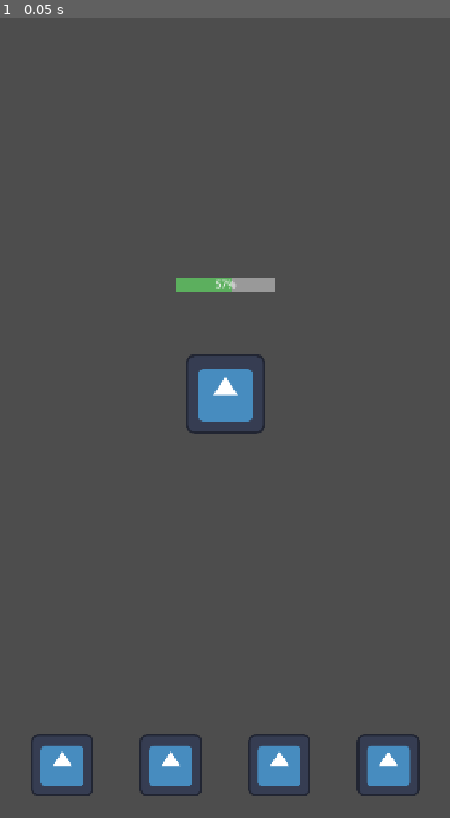
Above: before the commit, frame 1.
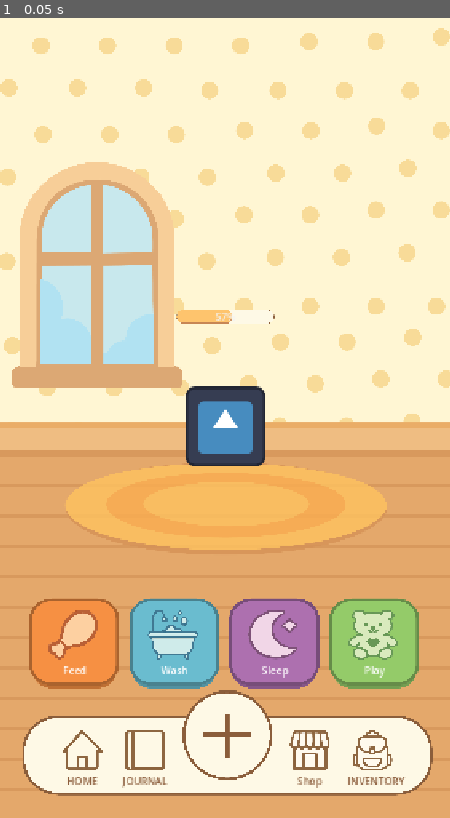
Above: after the commit, the same moment.

Repository: BookaGodot/Trails_game
Game: Godot game, scene res://scenes/map/test/test.tscn
Same seed, same stepped clock (60 frames per second), same inputs: the game is played once before the commit and once after it. The engine's default icon, where the game draws it, is replaced by a stand-in: a white triangle on a blue panel in a dark square.
Inputs:
- Up to frame 1 (0.05 s): no input

The runs differ from the first frame. In frame 1, 99% of the frame differs, in the area x 0-100%, y 0-100%.

Commit message:
adding gui elements

Diff:
--- /dev/null
+++ b/elements/GUI/component/audio_component/audio_component.gd
@@ -0,0 +1,19 @@
+extends AudioStreamPlayer
+
+@export var streams: Array[AudioStream]
+@export var randomize_pitch = true
+@export var min_pitch = .9
+@export var max_pitch = 1.1
+
+
+func play_random():
+	if streams == null || streams.size() == 0:
+		return
+
+	if randomize_pitch:
+		pitch_scale = randf_range(min_pitch, max_pitch)
+	else:
+		pitch_scale = 1
+
+	stream = streams.pick_random()
+	play()
--- /dev/null
+++ b/elements/GUI/component/audio_component/audio_component.tscn
@@ -0,0 +1,8 @@
+[gd_scene load_steps=2 format=3 uid="uid://1to6jbk2xbv3"]
+
+[ext_resource type="Script" uid="uid://cuv0vshopr4ap" path="res://elements/GUI/component/audio_component/audio_component.gd" id="1_shijv"]
+
+[node name="random_audio_component" type="AudioStreamPlayer"]
+process_mode = 3
+bus = &"SFX"
+script = ExtResource("1_shijv")
--- /dev/null
+++ b/elements/GUI/component/button/big_button.tscn
@@ -0,0 +1,38 @@
+[gd_scene load_steps=4 format=3 uid="uid://bve0vnmlpr3hw"]
+
+[ext_resource type="Script" uid="uid://cub0gl171ubbl" path="res://elements/GUI/component/button/button.gd" id="1_4tsdw"]
+[ext_resource type="PackedScene" uid="uid://1to6jbk2xbv3" path="res://elements/GUI/component/audio_component/audio_component.tscn" id="2_fx5cs"]
+[ext_resource type="Texture2D" uid="uid://ddwssa4p8i2ke" path="res://elements/GUI/textures/Feed icon.png" id="3_vffau"]
+
+[node name="big_button" type="Button"]
+custom_minimum_size = Vector2(144, 144)
+offset_right = 128.0
+offset_bottom = 128.0
+script = ExtResource("1_4tsdw")
+button_icon = ExtResource("3_vffau")
+
+[node name="random_audio_component" parent="." instance=ExtResource("2_fx5cs")]
+
+[node name="texture" type="TextureRect" parent="."]
+layout_mode = 1
+anchors_preset = 15
+anchor_right = 1.0
+anchor_bottom = 1.0
+offset_left = 30.0
+offset_top = 18.0
+offset_right = -34.0
+offset_bottom = -46.0
+grow_horizontal = 2
+grow_vertical = 2
+texture = ExtResource("3_vffau")
+expand_mode = 4
+
+[node name="label" type="Label" parent="."]
+layout_mode = 0
+offset_left = 16.0
+offset_top = 98.0
+offset_right = 130.0
+offset_bottom = 133.0
+text = "Тестовая"
+horizontal_alignment = 1
+vertical_alignment = 1
--- /dev/null
+++ b/elements/GUI/component/button/button.gd
@@ -0,0 +1,32 @@
+extends Button
+
+#@export var color = Color.WHITE
+@export var button_text : String = "DEFAULT"
+@export var button_icon : Texture2D
+
+@onready var audio_comp = $random_audio_component
+@onready var label: Label = $label
+@onready var texture: TextureRect = $texture
+
+
+func _ready():
+	pressed.connect(on_pressed)
+
+	#self_modulate = color
+	texture.texture = button_icon
+	label.text = button_text
+
+
+func on_pressed():
+	pivot_offset = size / 2
+
+	var old_scale = scale
+	var tween = create_tween()
+	tween.set_parallel()
+	tween.tween_property(self, "scale", scale * 1.15, 0.025).set_ease(Tween.EASE_OUT).set_trans(Tween.TRANS_BACK)
+	tween.chain()
+	tween.tween_property(self, "scale", old_scale, 0.05).set_delay(0.025).set_ease(Tween.EASE_IN).set_trans(Tween.TRANS_QUINT)
+	await tween.finished
+	scale = old_scale
+
+	audio_comp.play_random()
--- /dev/null
+++ b/elements/GUI/component/button/plus_button.gd
@@ -0,0 +1,23 @@
+extends Button
+
+@onready var audio_comp = $random_audio_component
+
+
+func _ready():
+	pressed.connect(on_pressed)
+
+
+
+func on_pressed():
+	pivot_offset = size / 2
+
+	var old_scale = scale
+	var tween = create_tween()
+	tween.set_parallel()
+	tween.tween_property(self, "scale", scale * 1.1, 0.025).set_ease(Tween.EASE_OUT).set_trans(Tween.TRANS_BACK)
+	tween.chain()
+	tween.tween_property(self, "scale", old_scale, 0.05).set_delay(0.025).set_ease(Tween.EASE_IN).set_trans(Tween.TRANS_QUINT)
+	await tween.finished
+	scale = old_scale
+
+	audio_comp.play_random()
--- /dev/null
+++ b/elements/GUI/component/button/plus_button.tscn
@@ -0,0 +1,30 @@
+[gd_scene load_steps=4 format=3 uid="uid://bbf13fblc3xkg"]
+
+[ext_resource type="PackedScene" uid="uid://1to6jbk2xbv3" path="res://elements/GUI/component/audio_component/audio_component.tscn" id="1_c28nj"]
+[ext_resource type="Script" uid="uid://spna2yawlsmk" path="res://elements/GUI/component/button/plus_button.gd" id="1_ipl7n"]
+[ext_resource type="Texture2D" uid="uid://c4w36i4b8x4op" path="res://elements/GUI/textures/Add Icon.png" id="2_ipl7n"]
+
+[node name="plus_button" type="Button"]
+self_modulate = Color(1, 1, 1, 0)
+custom_minimum_size = Vector2(128, 80)
+script = ExtResource("1_ipl7n")
+
+[node name="random_audio_component" parent="." instance=ExtResource("1_c28nj")]
+
+[node name="texture" type="TextureRect" parent="."]
+custom_minimum_size = Vector2(144, 144)
+layout_mode = 1
+anchors_preset = 8
+anchor_left = 0.5
+anchor_top = 0.5
+anchor_right = 0.5
+anchor_bottom = 0.5
+offset_left = -72.0
+offset_top = -104.0
+offset_right = 72.0
+offset_bottom = 40.0
+grow_horizontal = 2
+grow_vertical = 2
+pivot_offset = Vector2(72, 72)
+texture = ExtResource("2_ipl7n")
+expand_mode = 4
--- /dev/null
+++ b/elements/GUI/component/button/small_button.tscn
@@ -0,0 +1,35 @@
+[gd_scene load_steps=4 format=3 uid="uid://cnm32lcatpelo"]
+
+[ext_resource type="Script" uid="uid://cub0gl171ubbl" path="res://elements/GUI/component/button/button.gd" id="1_w40lm"]
+[ext_resource type="Texture2D" uid="uid://ddwssa4p8i2ke" path="res://elements/GUI/textures/Feed icon.png" id="2_6pvn1"]
+[ext_resource type="PackedScene" uid="uid://1to6jbk2xbv3" path="res://elements/GUI/component/audio_component/audio_component.tscn" id="3_f7rr8"]
+
+[node name="small_button" type="Button"]
+self_modulate = Color(1, 1, 1, 0)
+custom_minimum_size = Vector2(80, 80)
+offset_right = 80.0
+offset_bottom = 80.0
+script = ExtResource("1_w40lm")
+button_icon = ExtResource("2_6pvn1")
+
+[node name="random_audio_component" parent="." instance=ExtResource("3_f7rr8")]
+
+[node name="texture" type="TextureRect" parent="."]
+custom_minimum_size = Vector2(64, 64)
+layout_mode = 0
+offset_left = 8.0
+offset_right = 72.0
+offset_bottom = 64.0
+texture = ExtResource("2_6pvn1")
+expand_mode = 4
+
+[node name="label" type="Label" parent="."]
+layout_mode = 2
+offset_top = 1.0
+offset_right = 80.0
+offset_bottom = 93.0
+size_flags_vertical = 1
+theme_override_colors/font_color = Color(0.545098, 0.364706, 0.235294, 1)
+text = "Тестовая"
+horizontal_alignment = 1
+vertical_alignment = 2
--- a/elements/GUI/gui.tscn
+++ b/elements/GUI/gui.tscn
@@ -1,17 +1,28 @@
-[gd_scene load_steps=6 format=3 uid="uid://bxn7bi0xs1kwj"]
+[gd_scene load_steps=14 format=3 uid="uid://bxn7bi0xs1kwj"]
 
 [ext_resource type="Script" uid="uid://ntrivepckrki" path="res://elements/GUI/gui.gd" id="1_b7ps2"]
-[ext_resource type="Texture2D" uid="uid://prqq8q0au3u5" path="res://icon.svg" id="2_fjjel"]
 [ext_resource type="PackedScene" uid="uid://by0bh4cw06vy4" path="res://elements/pet/pet.tscn" id="2_hcep6"]
-
-[sub_resource type="StyleBoxFlat" id="StyleBoxFlat_fjjel"]
-
-[sub_resource type="StyleBoxFlat" id="StyleBoxFlat_hcep6"]
-bg_color = Color(0.360764, 0.688041, 0.370174, 1)
+[ext_resource type="PackedScene" uid="uid://bve0vnmlpr3hw" path="res://elements/GUI/component/button/big_button.tscn" id="4_dja7h"]
+[ext_resource type="PackedScene" uid="uid://cnm32lcatpelo" path="res://elements/GUI/component/button/small_button.tscn" id="4_e1ebx"]
+[ext_resource type="Texture2D" uid="uid://xhhwfhq0jm02" path="res://scenes/map/backgrounds/Background1.png" id="4_woc13"]
+[ext_resource type="Texture2D" uid="uid://bjcpclj44swsa" path="res://elements/GUI/textures/Bath Icon.png" id="5_dja7h"]
+[ext_resource type="Texture2D" uid="uid://by0xq3xuw684x" path="res://elements/GUI/textures/Home Icon.png" id="5_g1ela"]
+[ext_resource type="Texture2D" uid="uid://ccfbn7w0t0gna" path="res://elements/GUI/textures/Sleep Icon.png" id="6_6ud22"]
+[ext_resource type="Texture2D" uid="uid://sfy48cqc70vn" path="res://elements/GUI/textures/Play Icon.png" id="6_8wje1"]
+[ext_resource type="Texture2D" uid="uid://bfcf2o7siwog2" path="res://elements/GUI/textures/Journal Icon.png" id="6_mqjsf"]
+[ext_resource type="PackedScene" uid="uid://bbf13fblc3xkg" path="res://elements/GUI/component/button/plus_button.tscn" id="7_mqjsf"]
+[ext_resource type="Texture2D" uid="uid://bmxxjucyxga5m" path="res://elements/GUI/textures/Shop Icon.png" id="7_nro1y"]
+[ext_resource type="Texture2D" uid="uid://cpgpur7tu8ejn" path="res://elements/GUI/textures/Inventory Icon.png" id="8_yswpu"]
 
 [node name="GUI" type="CanvasLayer"]
 layer = 5
 script = ExtResource("1_b7ps2")
+
+[node name="background" type="TextureRect" parent="."]
+offset_right = 2304.0
+offset_bottom = 4096.0
+scale = Vector2(0.3125, 0.3125)
+texture = ExtResource("4_woc13")
 
 [node name="MarginContainer" type="MarginContainer" parent="."]
 anchors_preset = 15
@@ -38,8 +49,6 @@
 [node name="HealthBar" type="ProgressBar" parent="MarginContainer/VBoxContainer/MarginContainer/VBoxContainer"]
 unique_name_in_owner = true
 layout_mode = 2
-theme_override_styles/background = SubResource("StyleBoxFlat_fjjel")
-theme_override_styles/fill = SubResource("StyleBoxFlat_hcep6")
 max_value = 7.0
 step = 1.0
 value = 4.0
@@ -48,39 +57,74 @@
 unique_name_in_owner = true
 layout_mode = 2
 
-[node name="HBoxContainer" type="HBoxContainer" parent="MarginContainer/VBoxContainer"]
+[node name="control" type="Control" parent="MarginContainer"]
 layout_mode = 2
-size_flags_vertical = 8
-theme_override_constants/separation = 45
 
-[node name="TextureRect" type="TextureRect" parent="MarginContainer/VBoxContainer/HBoxContainer"]
-custom_minimum_size = Vector2(100, 100)
+[node name="button_hbox" type="HBoxContainer" parent="MarginContainer/control"]
 layout_mode = 2
-size_flags_horizontal = 3
-texture = ExtResource("2_fjjel")
-expand_mode = 2
-stretch_mode = 5
+offset_top = 893.0
+offset_right = 647.0
+offset_bottom = 1037.0
+size_flags_horizontal = 4
+size_flags_vertical = 4
+theme_override_constants/separation = 16
+alignment = 1
 
-[node name="TextureRect2" type="TextureRect" parent="MarginContainer/VBoxContainer/HBoxContainer"]
-custom_minimum_size = Vector2(100, 100)
+[node name="feed_button" parent="MarginContainer/control/button_hbox" instance=ExtResource("4_dja7h")]
+self_modulate = Color(0.964706, 0.564706, 0.262745, 1)
 layout_mode = 2
-size_flags_horizontal = 3
-texture = ExtResource("2_fjjel")
-expand_mode = 2
-stretch_mode = 5
+button_text = "FEED"
 
-[node name="TextureRect3" type="TextureRect" parent="MarginContainer/VBoxContainer/HBoxContainer"]
-custom_minimum_size = Vector2(100, 100)
+[node name="wash_button" parent="MarginContainer/control/button_hbox" instance=ExtResource("4_dja7h")]
+self_modulate = Color(0.415686, 0.737255, 0.811765, 1)
 layout_mode = 2
-size_flags_horizontal = 3
-texture = ExtResource("2_fjjel")
-expand_mode = 2
-stretch_mode = 5
+button_text = "WASH"
+button_icon = ExtResource("5_dja7h")
 
-[node name="TextureRect4" type="TextureRect" parent="MarginContainer/VBoxContainer/HBoxContainer"]
-custom_minimum_size = Vector2(100, 100)
+[node name="sleep_button" parent="MarginContainer/control/button_hbox" instance=ExtResource("4_dja7h")]
+self_modulate = Color(0.678431, 0.439216, 0.686275, 1)
 layout_mode = 2
-size_flags_horizontal = 3
-texture = ExtResource("2_fjjel")
-expand_mode = 2
-stretch_mode = 5
+button_text = "SLEEP"
+button_icon = ExtResource("6_6ud22")
+
+[node name="play_button" parent="MarginContainer/control/button_hbox" instance=ExtResource("4_dja7h")]
+self_modulate = Color(0.580392, 0.796078, 0.411765, 1)
+layout_mode = 2
+button_text = "PLAY"
+button_icon = ExtResource("6_8wje1")
+
+[node name="panel" type="PanelContainer" parent="MarginContainer/control"]
+layout_mode = 2
+offset_top = 1080.0
+offset_right = 656.0
+offset_bottom = 1208.0
+
+[node name="hbox" type="HBoxContainer" parent="MarginContainer/control/panel"]
+layout_mode = 2
+size_flags_vertical = 4
+theme_override_constants/separation = 20
+alignment = 1
+
+[node name="home_button" parent="MarginContainer/control/panel/hbox" instance=ExtResource("4_e1ebx")]
+layout_mode = 2
+button_text = "HOME"
+button_icon = ExtResource("5_g1ela")
+
+[node name="journal_button" parent="MarginContainer/control/panel/hbox" instance=ExtResource("4_e1ebx")]
+layout_mode = 2
+button_text = "JOURNAL"
+button_icon = ExtResource("6_mqjsf")
+
+[node name="plus_button" parent="MarginContainer/control/panel/hbox" instance=ExtResource("7_mqjsf")]
+custom_minimum_size = Vector2(144, 80)
+layout_mode = 2
+
+[node name="shop_button" parent="MarginContainer/control/panel/hbox" instance=ExtResource("4_e1ebx")]
+layout_mode = 2
+button_text = "SHOP"
+button_icon = ExtResource("7_nro1y")
+
+[node name="inventory_button" parent="MarginContainer/control/panel/hbox" instance=ExtResource("4_e1ebx")]
+layout_mode = 2
+button_text = "INVENTORY"
+button_icon = ExtResource("8_yswpu")
--- /dev/null
+++ b/elements/GUI/system/SoulPet Localization Files - localization.csv
@@ -0,0 +1,97 @@
+,en,ru,kz
+LANGUAGE STUFF,,,
+ENGLISH,English,English,English
+RUSSIAN,Русский,Русский,Русский
+KAZAKH,Қазақша,Қазақша,Қазақша
+,,,
+GAME CONTENT,,,
+FEED,Feed,Кормить,Арна
+WASH,Wash,Стирать,Жуу
+SLEEP,Sleep,Спать,Ұйқы
+PLAY,Play,Играть,Ойнау
+,,,
+,,,
+,,,
+,,,
+,,,
+,,,
+,,,
+,,,
+ALERTS,,,
+ALERT_NOT_ENOUGH_MONEY,Not enough currency,Недостаточно валюты,Валюта жеткіліксіз
+ALERT_SURE_CONFIRMATION,You sure?,Вы уверены?,Сен сенімдісің бе?
+ALERT_QUIT_CONFIRMATION,You want to exit right now?,Вы хотите выйти прямо сейчас?,Дәл қазір шыққыңыз келе ме?
+ALERT_RESET_CONFIRMATION,Do you want to reset this page to default settings?,Вы хотите сбросить настройки этой страницы по умолчанию?,Бұл бетті әдепкі параметрлерге қайтарғыңыз келе ме?
+ALERT_CHANGES_CONFIRMATION,Do you want to accept the changes?,Вы хотите принять изменения?,Өзгерістерді қабылдағыңыз келе ме?
+,,,
+TOOLTIPS,,,
+TOOLTIP_MAX_FPS,"Set a limit for maximum FPS.
+«0» removes the limit.","Устанавливает лимит для максимального количества кадров в секунду.
+«0» убирает лимит.","Максималды FPS шегін орнатыңыз.
+«0» шектеуді жояды."
+TOOLTIP_COMMON_CURRENCY,Gain this from filling your diary.,"Получите это, заполняя свой дневник.",Мұны күнделік толтыру арқылы алыңыз.
+TOOLTIP_RARE_CURRENCY,"Gain this from finding secrets
+and achievements.","Получите это, находя секреты
+и достижения.","Мұны құпияларды табу арқылы алыңыз
+және жетістіктер."
+,,,
+BUTTON STUFF,,,
+DEFAULT,Default,По умолчанию,Әдепкі
+Default,Default,По умолчанию,Әдепкі
+START,Start,Начать,Бастау
+SHOP,Shop,Магазин,Дүкен
+OPTIONS,Options,Настройки,Параметрлер
+CREDITS,Credits,Титры,Несиелер
+QUIT,Quit,Выйти,Шығу
+ACCEPT,Accept,Принять,Қабылдау
+YES,Yes,Да,Иә
+NO,No,Нет,Жоқ
+GAME,Game,Игра,Ойын
+AUDIO,Audio,Аудио,Аудио
+VIDEO,Video,Видео,Бейне
+CONTROLS,Controls,Управление,Басқару элементтері
+LANGUAGE,Language,Язык,Тіл
+ACCESSIBILITY,Accessibility,Доступность,Қол жетімділік
+CLOSE,Close,Закрыть,Жабу
+CANCEL,Cancel,Отмена,Бас тарту
+RESET_SETTINGS,Reset Settings,Сбросить настройки,Параметрлерді қалпына келтіру
+LEAVE_SHOP,Leave Shop,Покинуть магазин,Дүкеннен шығыңыз
+PURCHASE,Purchase,Приобрести,Сатып алу
+COSTUMES,Costumes,Костюмы,Костюмдер
+UPGRADES,Upgrades,Улучшения,Жаңартулар
+ITEM_BOUGHT,Item Bought,Товар куплен,Сатып алынған зат
+,,,
+SHOW_FPS,Show FPS,Показать частоту кадров,FPS көрсету
+FPS,FPS,Кадры/с,FPS
+MAX_FPS,Limit framerate,Лимит кадров в секунду,Шектеу кадр жиілігі
+TEXT_LANGUAGE,Text Language,Язык текста,Мәтін тілі
+VOICE_LANGUAGE,Voice Language,Язык голоса,Дауыс тілі
+,,,
+MASTER_VOLUME,Master Volume,Общий уровень громкости,Негізгі көлем
+SFX_VOLUME,SFX Volume,Громкость звуковых эффектов,SFX көлемі
+MUSIC_VOLUME,Music Volume,Громкость музыки,Музыка көлемі
+AUDIO_OUTPUT_DEVICE,Audio Output Device,Устройство вывода звука,Дыбыс шығару құрылғысы
+MUTE_UNFOCUSED,Mute audio when screen is minimized,Заглушать игру при свёрнутом экране,Экран кішірейген кезде дыбысты өшіріңіз
+,,,
+VSYNC_MODE,V-Sync,Вертикальная синхронизация,V-синхрондау
+DISABLED,Disabled,Отключено,Өшірілген
+ENABLED,Enabled,Включено,Қосылған
+ADAPTIVE,Adaptive,Адаптивная,Бейімделу
+SCREEN_MODE,Screen Mode,Режим экрана,Экран режимі
+WINDOW_RESOLUTION,Window Resolution,Разрешение окна,Терезе ажыратымдылығы
+WINDOWED,Windowed,Оконный,Терезелі
+FULLSCREEN,Fullscreen,Полноэкранный,Толық экран
+EXCLUSIVE_FULLSCREEN,Exclusive Fullscreen,Эксклюзивный полноэкранный,Эксклюзивті толық экран
+DISPLAY,Display,Экран,Дисплей
+DISPLAY_DEVICE,Display Device,Устройство отображения,Дисплей құрылғысы
+BRIGHTNESS,Brightness,Яркость,Жарықтық
+CONTRAST,Contrast,Контраст,Контраст
+,,,
+,,,
+CHROMATIC_ABBERATION,Chromatic Abberation,Хроматическая аберрация,Хроматикалық абберация
+COLOR_BLINDNESS_OPTIONS,Color Blindness Options,Настройки цветовой слепоты,Түс соқырлығы опциялары
+COLOR_BLINDNESS_INTENSITY,Color Blindness Intensity,Интенсивность цветовой слепоты,Түс соқырлығының қарқындылығы
+NORMAL_VISION,Normal Vision,Нормальное зрение,Қалыпты көру
+PROTANOPIA,Protanopia,Протанопия,Протанопия
+DEUTERANOPIA,Deuteranopia,Дейтеранопия,Дейтеранопия
+TRITANOPIA,Tritanopia,Тританопия,Тританопия
--- /dev/null
+++ b/elements/GUI/system/default_theme.tres
@@ -0,0 +1,35 @@
+[gd_resource type="Theme" load_steps=11 format=3 uid="uid://bqc5t842iovlb"]
+
+[ext_resource type="Texture2D" uid="uid://2gg7587swfs1" path="res://elements/GUI/textures/button_base.png" id="1_niqew"]
+[ext_resource type="Texture2D" uid="uid://d4lmvagv1otdr" path="res://elements/GUI/textures/NavBarBorder.png" id="2_niqew"]
+[ext_resource type="Texture2D" uid="uid://cd6qoxgpdwe5m" path="res://elements/GUI/textures/Pressed Button.png" id="3_661fa"]
+
+[sub_resource type="StyleBoxTexture" id="StyleBoxTexture_niqew"]
+texture = ExtResource("1_niqew")
+
+[sub_resource type="StyleBoxTexture" id="StyleBoxTexture_661fa"]
+texture = ExtResource("1_niqew")
+
+[sub_resource type="StyleBoxTexture" id="StyleBoxTexture_pttgp"]
+texture = ExtResource("1_niqew")
+
+[sub_resource type="StyleBoxTexture" id="StyleBoxTexture_07eu8"]
+texture = ExtResource("1_niqew")
+
+[sub_resource type="StyleBoxTexture" id="StyleBoxTexture_r3fqc"]
+texture = ExtResource("2_niqew")
+
+[sub_resource type="StyleBoxTexture" id="StyleBoxTexture_ur8pn"]
+texture = ExtResource("2_niqew")
+
+[sub_resource type="StyleBoxTexture" id="StyleBoxTexture_77q4r"]
+texture = ExtResource("3_661fa")
+
+[resource]
+Button/styles/focus = SubResource("StyleBoxTexture_niqew")
+Button/styles/hover = SubResource("StyleBoxTexture_661fa")
+Button/styles/normal = SubResource("StyleBoxTexture_pttgp")
+Button/styles/pressed = SubResource("StyleBoxTexture_07eu8")
+PanelContainer/styles/panel = SubResource("StyleBoxTexture_r3fqc")
+ProgressBar/styles/background = SubResource("StyleBoxTexture_ur8pn")
+ProgressBar/styles/fill = SubResource("StyleBoxTexture_77q4r")
--- a/project.godot
+++ b/project.godot
@@ -26,15 +26,24 @@
 
 window/size/viewport_width=720
 window/size/viewport_height=1280
+window/size/mode=3
+window/size/extend_to_title=true
 window/size/window_width_override=720
 window/size/window_height_override=1280
 window/stretch/mode="canvas_items"
-window/stretch/aspect="expand"
 
 [editor_plugins]
 
 enabled=PackedStringArray("res://addons/save_system/plugin.cfg")
 
+[gui]
+
+theme/custom="uid://bqc5t842iovlb"
+
+[internationalization]
+
+locale/translations=PackedStringArray("res://elements/GUI/system/SoulPet Localization Files - localization.en.translation", "res://elements/GUI/system/SoulPet Localization Files - localization.kz.translation", "res://elements/GUI/system/SoulPet Localization Files - localization.ru.translation")
+
 [rendering]
 
 renderer/rendering_method="mobile"
Not shown, added: elements/GUI/component/audio_component/audio_component.gd.uid
Not shown, added: elements/GUI/component/button/button.gd.uid
Not shown, added: elements/GUI/component/button/plus_button.gd.uid
Not shown, added: elements/GUI/system/SoulPet Localization Files - localization.csv.import
Binary file added: elements/GUI/textures/Add Icon.png
Not shown, added: elements/GUI/textures/Add Icon.png.import
Binary file added: elements/GUI/textures/Awful.png
Not shown, added: elements/GUI/textures/Awful.png.import
Binary file added: elements/GUI/textures/Bad.png
Not shown, added: elements/GUI/textures/Bad.png.import
Binary file added: elements/GUI/textures/Bath Icon.png
Not shown, added: elements/GUI/textures/Bath Icon.png.import
(and 38 more such lines)
